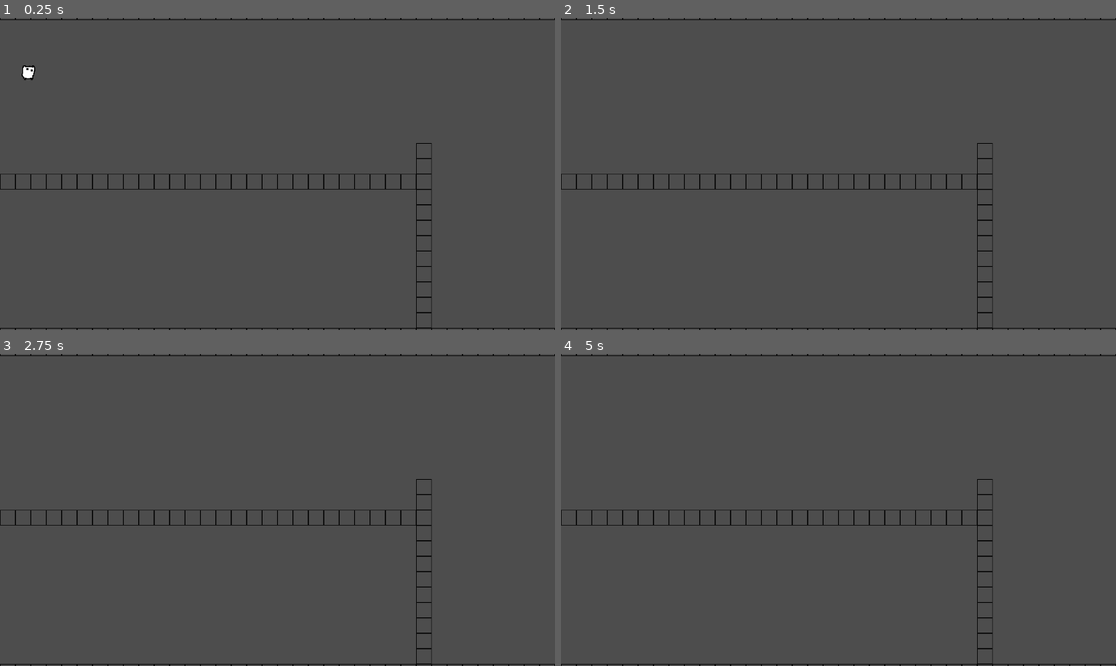
Above: before the commit, frames 1-4 (two rows, left to right).
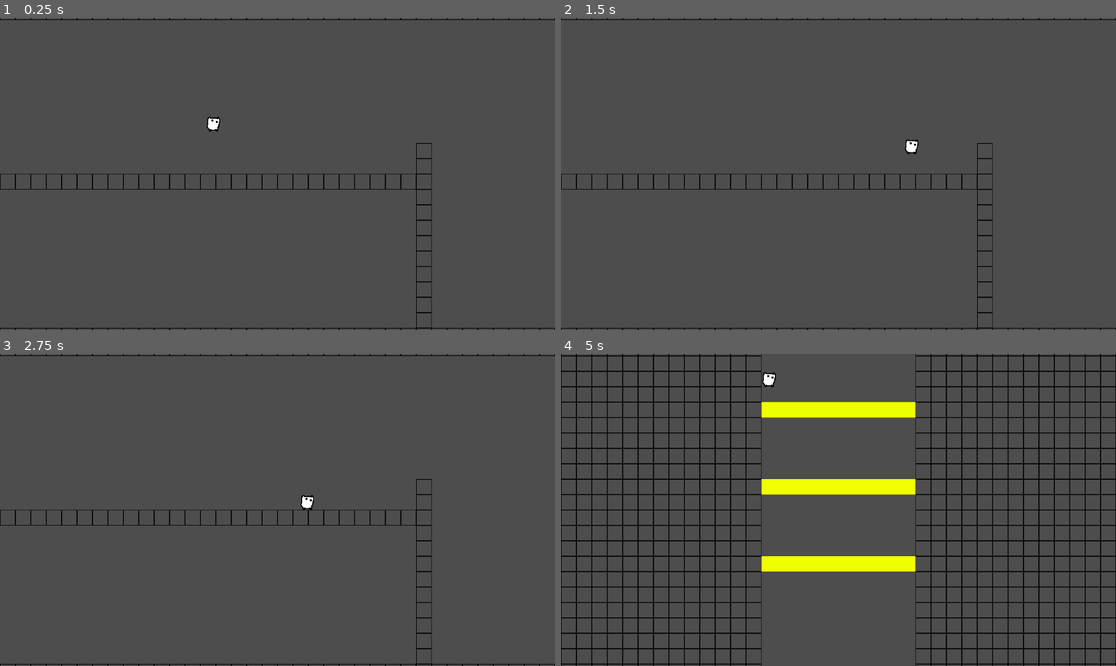
Above: after the commit, the same moments.

Repository: Iviv122/pit
Game: Godot game, scene res://main.tscn
The game is run twice, just before and just after one commit, with the same random seed, the same clock (stepped at 60 frames per second) and the same inputs. Before the commit the project starts from res://scenes/tutorial/basic_move.tscn.
Inputs:
- Up to frame 1 (0.25 s): no input
- Up to frame 2 (1.5 s): tap Enter at 0.5 s; hold E (interact) 0.53-1.28 s; hold D (move_right) from 0.53 s (still down); tap Space (jump) at 0.77 s; tap Alt at 1.35 s
- Up to frame 3 (2.75 s): tap Space (jump) at 1.52 s; release D (move_right) at 2.03 s; hold A (move_left) from 2.03 s (still down); tap Shift at 2.1 s
- Up to frame 4 (5 s): release A (move_left) at 2.78 s; hold D (move_right) 2.78-4.28 s; tap E (interact) at 2.85 s; tap Space (jump) at 3.02, 3.77, 4.52 s; tap Alt at 3.6 s; hold A (move_left) from 4.28 s (still down); tap Shift at 4.35 s

The runs differ from the first frame. In frame 1, 0.2% of the frame differs, in the area x 3-40%, y 15-37%; in frame 2, 0.1%; in frame 3, 0.1%; in frame 4, 14%, in the area x 0-100%, y 0-100%.

Commit message:
??? some minor stuff

Diff:
--- a/project.godot
+++ b/project.godot
@@ -11,7 +11,7 @@
 [application]
 
 config/name="pit"
-run/main_scene="uid://dd42gyp450no7"
+run/main_scene="uid://3v5t01lfrqhy"
 config/features=PackedStringArray("4.5", "GL Compatibility")
 config/icon="res://icon.svg"
 
